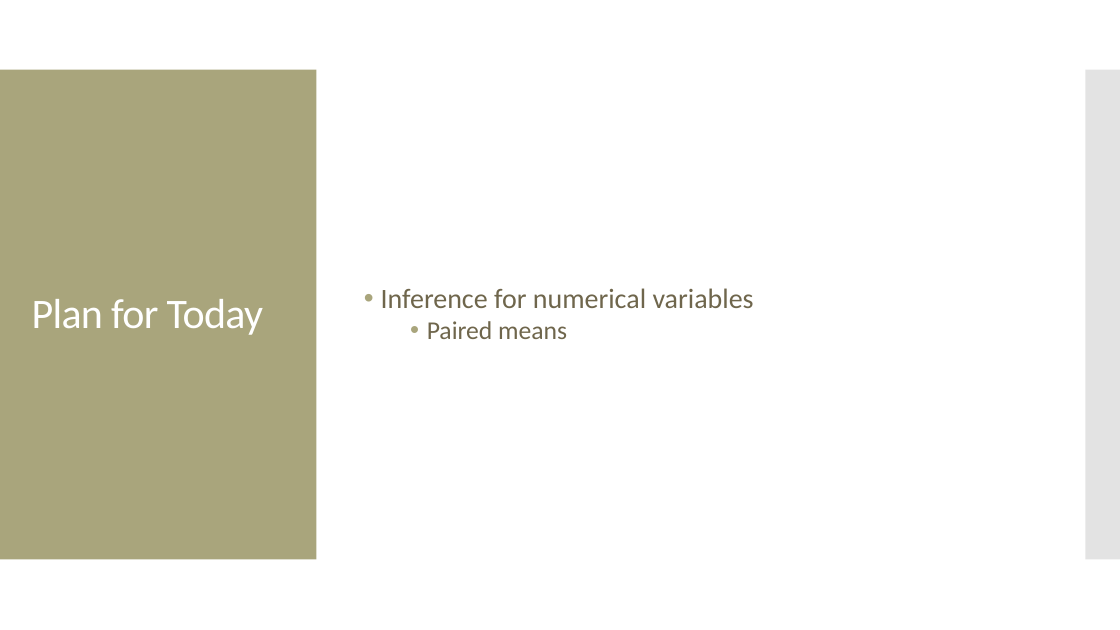
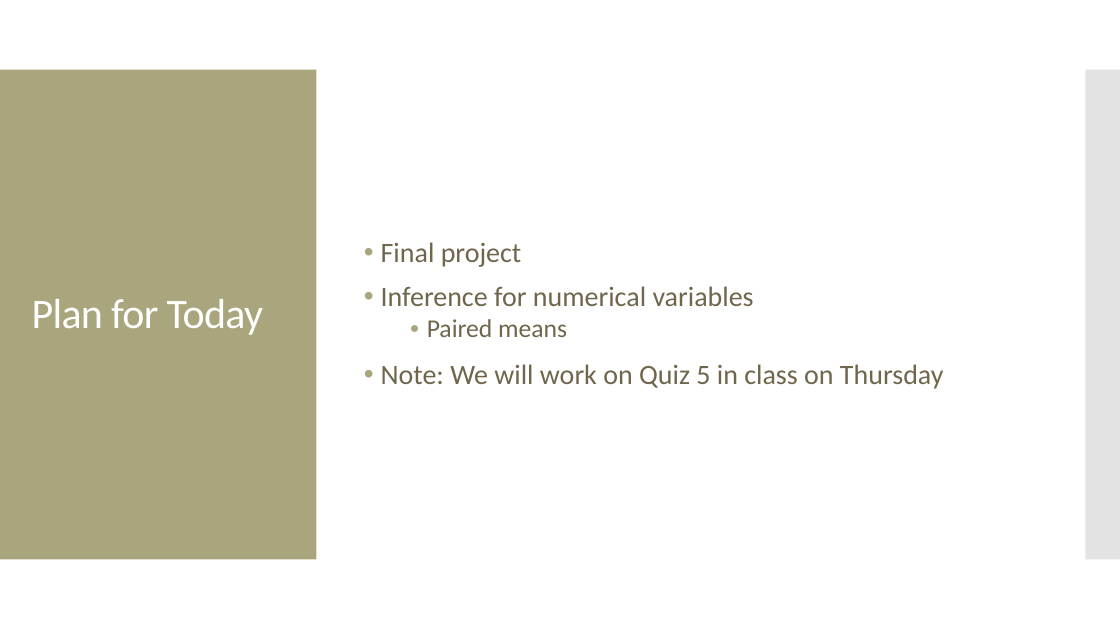
Before and after one commit to amosca01/MATH108-S24, a slide deck: slide 2 of slides/14-numerical-inference-pt2.pptx. Drawn at 1120x630 pixels with LibreOffice and Linux fonts; fonts in the diff are those of the drawing. Boxes give left, top, right and bottom in pixels: in the first picture for what was removed or moved away, otherwise in the second. Text is boxed around its words. In the diff, an @@ line names an element or a change of style, - is before the commit and + after.

Commit message:
class

```diff
--- a/slides/14-numerical-inference-pt2.pptx
+++ b/slides/14-numerical-inference-pt2.pptx
@@ text at [381, 242, 522, 267]: paragraph added @@
+• Final project
@@ text at [381, 364, 944, 389]: paragraph added @@
+• Note: We will work on Quiz 5 in class on Thursday
```
Also in this commit, not shown: 5 other slides changed, 1 slide added, 7 other files.
